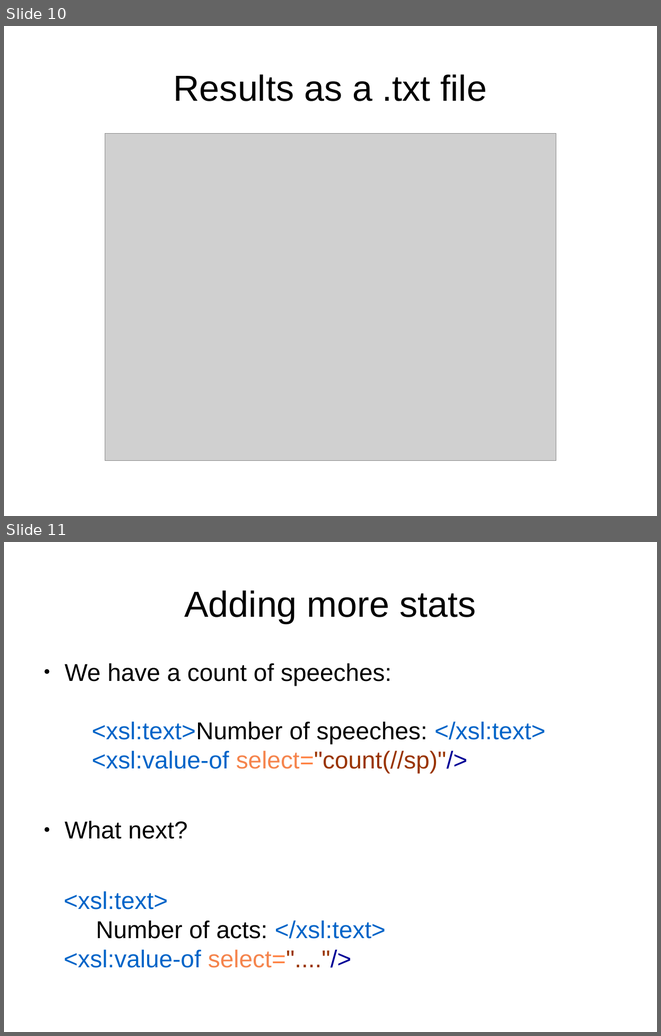
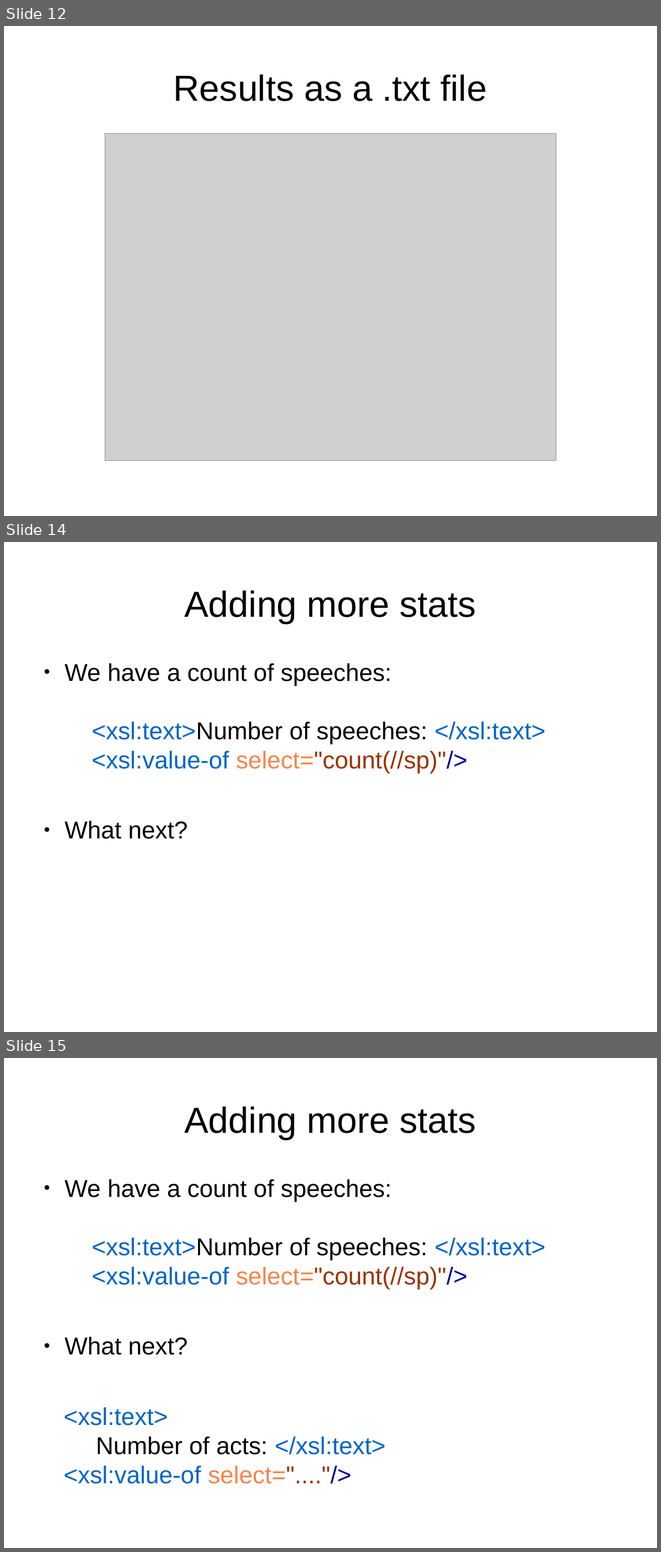
Before and after one commit to martindholmes/XSLT_workshops, a slide deck: intro/presentations/03_xslt_scenario.odp. Shown one above the other, each under a label of ours: slides 10 and 11 before the commit, slides 12, 14 and 15 after it; the slides between them are not shown. The pictures are 661x1036 and 661x1552 pixels, drawn with LibreOffice and Linux fonts; fonts in the diff are those of the drawing; grey boxes stand for pictures. Boxes give left, top, right and bottom in pixels: in the first picture for what was removed or moved away, otherwise in the second. Text is boxed around its words. In the diff, an @@ line names an element or a change of style, - is before the commit and + after.

```diff
--- a/intro/presentations/03_xslt_scenario.odp
+++ b/intro/presentations/03_xslt_scenario.odp
@@ slide 14 added at (4,542,657,1032), background #FFFFFF @@
@@ title added at (184,590,476,623), 44 pt, text #000000 @@
+Adding more stats
@@ text added at (64,663,545,839), 29.6 pt, text #000000 @@
+● We have a count of speeches:
+  <xsl:text>Number of speeches: </xsl:text>
+  <xsl:value-of select="count(//sp)"/>
+● What next?
@@ what was slide 10 is now slide 12 @@
@@ what was slide 11 is now slide 15 @@
```
Also in this commit, not shown: 3 other slides added, 1 other file.
